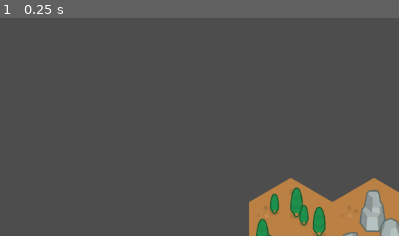
Above: before the commit, frame 1.
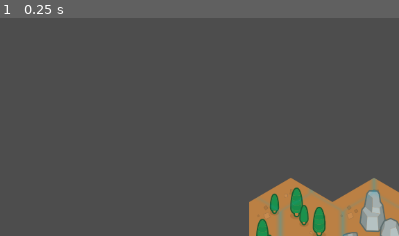
Above: after the commit, the same moment.

Repository: alien10086/battle_bother_map
Game: Godot game, scene res://map.tscn
Same seed, same stepped clock (60 frames per second), same inputs: the game is played once before the commit and once after it. The project has no main scene, so this scene is started directly.
Inputs:
- Up to frame 1 (0.25 s): no input
The pictures show only the part of the screen within x 50-100%, y 50-100%; the shares and areas given below are measured in that part.

The runs differ from the first frame. In frame 1, 0.4% of the frame differs, in the area x 64-100%, y 73-100%.

Commit message:
feat(着色器): 优化六边形网格着色器效果
调整网格颜色和线宽参数以提高可见性
重构六边形距离计算逻辑，改进边缘高亮效果

Diff:
--- a/map.gd
+++ b/map.gd
@@ -52,6 +52,15 @@
 	#init_map(50, 50)
 	init_hex_map(10)
 	#init_player()
+
+	# # 应用网格高亮着色器
+	# var shader = load("res://resource/shaders/hex_grid.gdshader")
+	# var mat = ShaderMaterial.new()
+	# mat.shader = shader
+	# mat.set_shader_parameter("grid_color", Color(1, 1, 1, 0.8)) # 提高透明度到 0.8 增强可见度
+	# mat.set_shader_parameter("line_thickness", 0.05)           # 稍微加粗
+	# mat.set_shader_parameter("tile_size", Vector2(120, 104))
+	# tile_map_layer.material = mat
 
 func init_player():
 	var player = Sprite2D.new()
--- a/map.tscn
+++ b/map.tscn
@@ -6,8 +6,8 @@
 
 [sub_resource type="ShaderMaterial" id="ShaderMaterial_p5pve"]
 shader = ExtResource("2_e0an3")
-shader_parameter/grid_color = Color(1, 1, 1, 1)
-shader_parameter/line_thickness = 0.06000000285
+shader_parameter/grid_color = Color(2.3102762e-06, 0.6828688, 0.8844885, 1)
+shader_parameter/line_thickness = 0.20000000298023
 shader_parameter/tile_size = Vector2(120, 140)
 
 [sub_resource type="TileSetAtlasSource" id="TileSetAtlasSource_e0an3"]
--- a/resource/shaders/hex_grid.gdshader
+++ b/resource/shaders/hex_grid.gdshader
@@ -1,40 +1,59 @@
 shader_type canvas_item;
 
-uniform vec4 grid_color : source_color = vec4(1.0, 1.0, 1.0, 0.3);
-uniform float line_thickness : hint_range(0.0, 0.1) = 0.03;
+uniform vec4 grid_color : source_color = vec4(1.0, 1.0, 1.0, 0.5);
+uniform float line_thickness : hint_range(0.0, 0.2) = 0.05;
 uniform vec2 tile_size = vec2(120.0, 104.0);
 
-varying vec2 local_pos;
+varying vec2 world_pos;
 
 void vertex() {
-	local_pos = VERTEX;
+	// 获取世界坐标或相对于 CanvasItem 的局部坐标
+	world_pos = VERTEX;
 }
 
-// 平顶六边形距离函数
-float hex_dist(vec2 p) {
+// 六边形距离函数 (平顶)
+float hex_dist(vec2 p, float r) {
 	p = abs(p);
 	float d = dot(p, normalize(vec2(1.0, 1.73205)));
-	return max(d, p.x);
+	return max(d, p.x) - r;
 }
 
 void fragment() {
-	// 将局部坐标转换为相对于瓦片中心的坐标
-	// 这里假设平顶六边形的水平间距是 0.75 * W, 垂直间距是 H
-	vec2 size = tile_size;
-	vec2 r = size * 0.5;
+	// 平顶六边形布局参数
+	// 水平间距 = 0.75 * W
+	// 垂直间距 = H
+	float w = tile_size.x;
+	float h = tile_size.y;
 
-	// 计算六边形网格坐标 (简单的近似实现)
-	vec2 h = vec2(size.x * 0.75, size.y);
-	vec2 p = local_pos;
+	vec2 grid = vec2(w * 0.75, h);
 
-	vec2 a = mod(p, h) - h * 0.5;
-	vec2 b = mod(p - h * 0.5, h) - h * 0.5;
+	// 计算两个候选网格点（处理偏移）
+	vec2 p1 = mod(world_pos, grid) - grid * 0.5;
+	vec2 p2 = mod(world_pos - grid * 0.5, grid) - grid * 0.5;
 
-	vec2 g = dot(a, a) < dot(b, b) ? a : b;
+	vec2 p;
+	if (length(p1) < length(p2)) {
+		p = p1;
+	} else {
+		p = p2;
+	}
 
-	float dist = hex_dist(g);
-	float edge = smoothstep(r.x * (1.0 - line_thickness), r.x, dist);
+	// 计算到边缘的距离
+	// r 是内切圆半径，平顶六边形 r = w/2
+	float r = w * 0.5;
+	float dist = hex_dist(p, r);
+
+	// 边缘高亮逻辑
+	// 使用 line_thickness 控制宽度
+	float border = smoothstep(-w * line_thickness, 0.0, dist);
 
 	vec4 tex_color = texture(TEXTURE, UV);
-	COLOR = mix(tex_color, grid_color, edge * grid_color.a);
+
+	// 混合颜色：在原有纹理基础上叠加强调色
+	// 如果 tex_color.a 为 0，说明超出了瓦片范围，我们保持透明
+	vec3 final_color = mix(tex_color.rgb, grid_color.rgb, border * grid_color.a);
+	COLOR = vec4(final_color, tex_color.a);
+
+	// 调试模式：如果没效果，取消下面一行的注释，整个地图会变成红色网格
+	// COLOR = vec4(grid_color.rgb, border * grid_color.a);
 }
